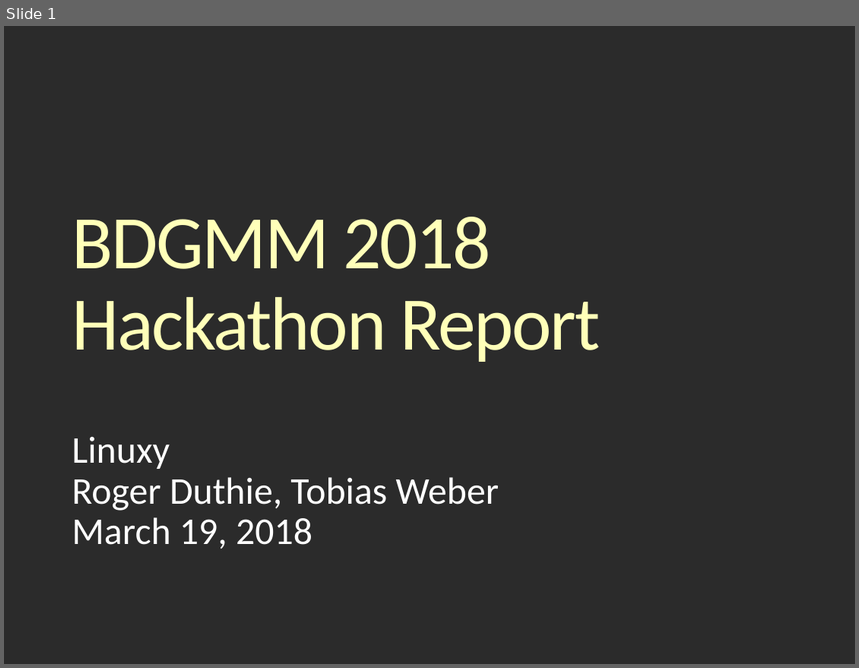
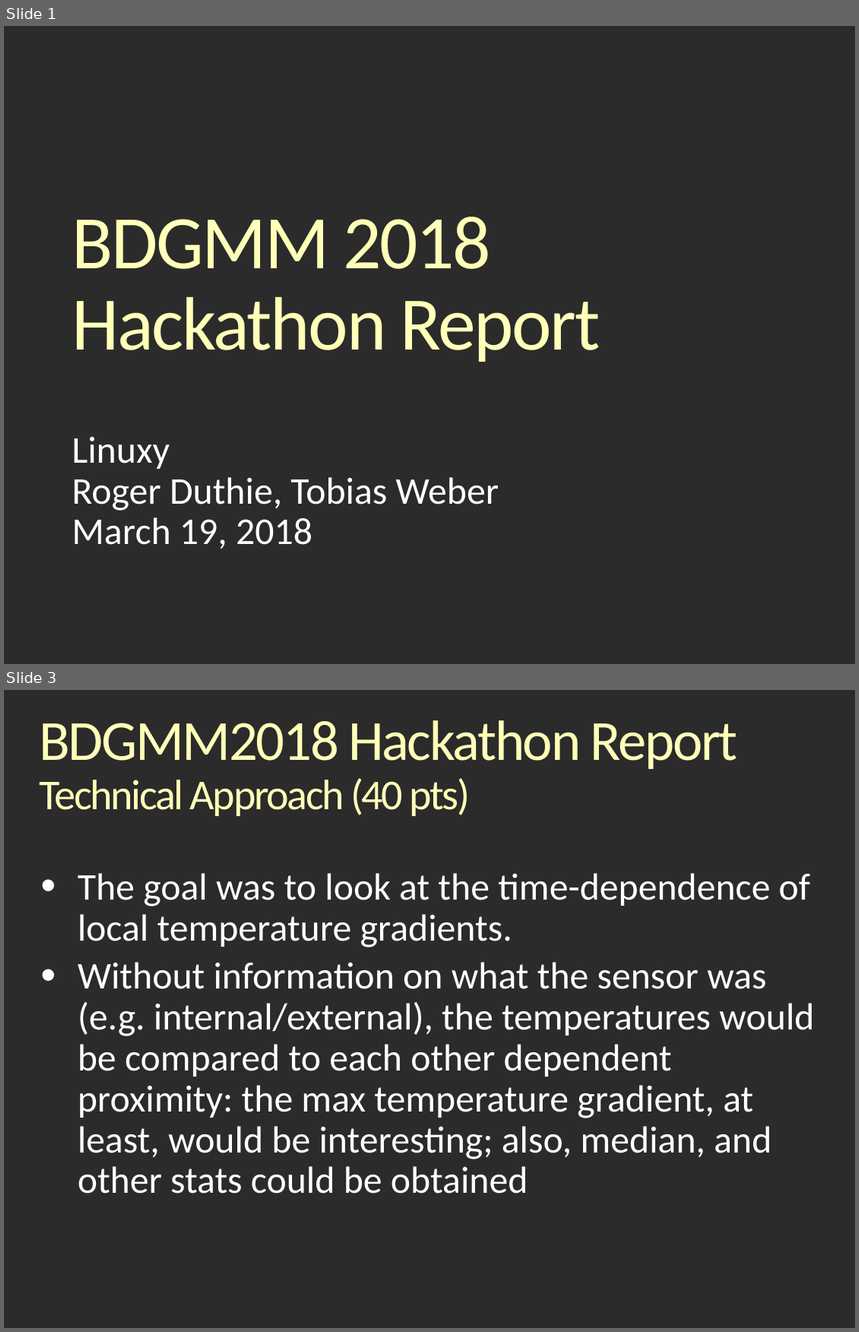
Before and after one commit to rjaduthie/bdgmm-hackathon-berlin-2018, a slide deck: BDMM18_Hackathonv_Report_Linuxy.odp. Shown one above the other, each under a label of ours: slide 1 before the commit, slides 1 and 3 after it; the slides between them are not shown. The pictures are 859x668 and 859x1332 pixels, drawn with LibreOffice and Linux fonts; fonts in the diff are those of the drawing; background and template pictures are left out; a plain dark background stands for a picture behind light text. Boxes give left, top, right and bottom in pixels: in the first picture for what was removed or moved away, otherwise in the second. Text is boxed around its words. In the diff, an @@ line names an element or a change of style, - is before the commit and + after.

```diff
--- a/BDMM18_Hackathonv_Report_Linuxy.odp
+++ b/BDMM18_Hackathonv_Report_Linuxy.odp
@@ slide 3 added at [4,690,855,1328], background picture (left out) @@
@@ title added at [40,720,738,816], 48 pt, text #FFFFB9 @@
+BDGMM2018 Hackathon Report
+Technical Approach (40 pts)
@@ text added at [78,873,814,1194], 32 pt, text #FFFFFF @@
+• The goal was to look at the time-dependence of local temperature gradients.
+• Without information on what the sensor was (e.g. internal/external), the temperatures would be compared to each other dependent proximity: the max temperature gradient, at least, would be interesting; also, median, and other stats could be obtained
```
Also in this commit, not shown: 3 slides changed, 3 other slides added, 7 slides removed.
